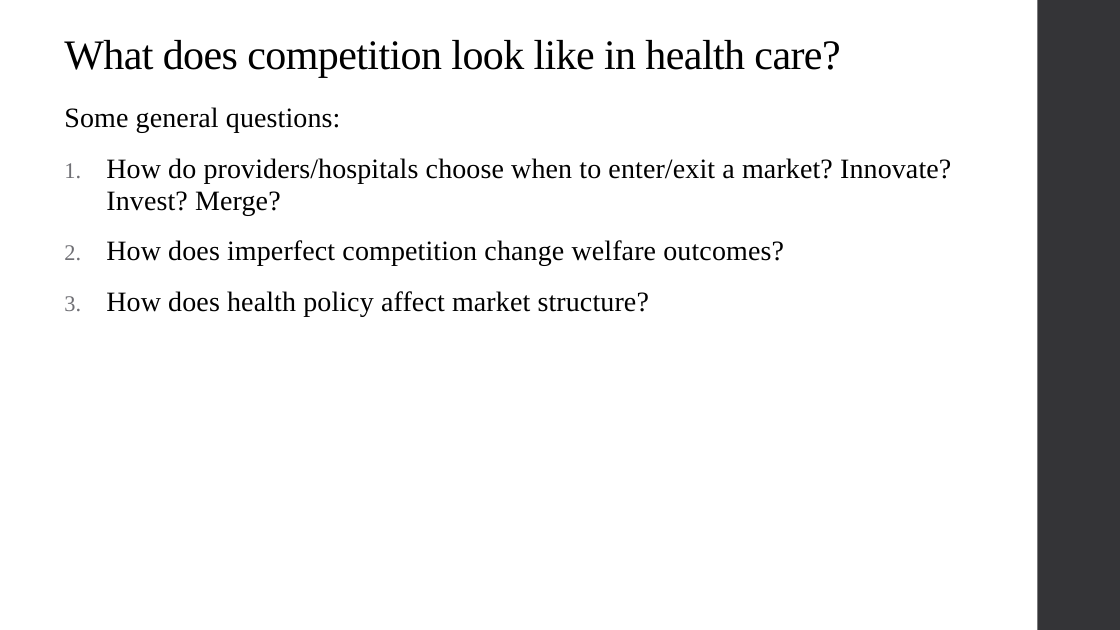
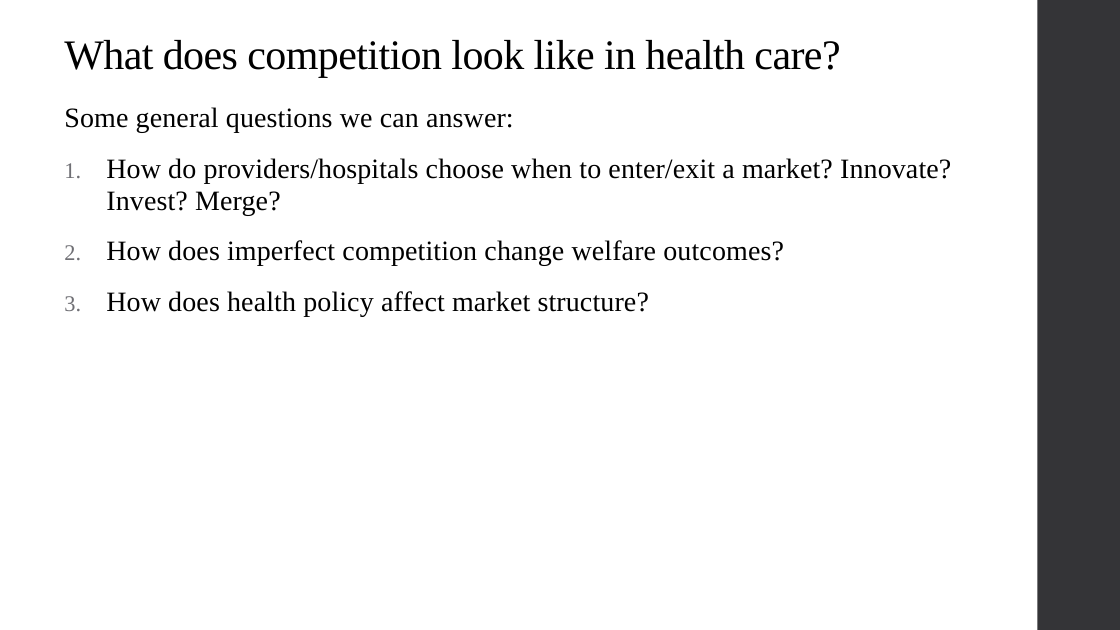
Before and after one commit to alex-hoagland/HAD6750H, a slide deck: slide 8 of Lecture06_HealthSystems/L6Slides_HealthSystems_2023W.pptx. Drawn at 1120x630 pixels with LibreOffice and Linux fonts; fonts in the diff are those of the drawing. Boxes give left, top, right and bottom in pixels: in the first picture for what was removed or moved away, otherwise in the second. Text is boxed around its words. In the diff, an @@ line names an element or a change of style, - is before the commit and + after.

```diff
--- a/Lecture06_HealthSystems/L6Slides_HealthSystems_2023W.pptx
+++ b/Lecture06_HealthSystems/L6Slides_HealthSystems_2023W.pptx
@@ text at (64, 107, 514, 133): text changed @@
-Some general questions:
+Some general questions we can answer:
```
Also in this commit, not shown: 7 other slides changed, 5 slides added, 5 slides removed.
